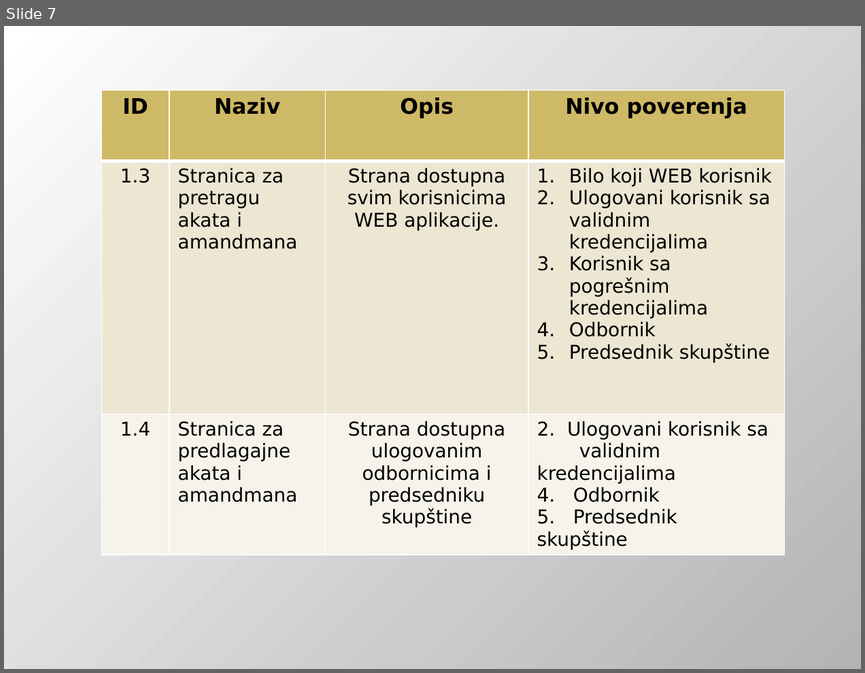
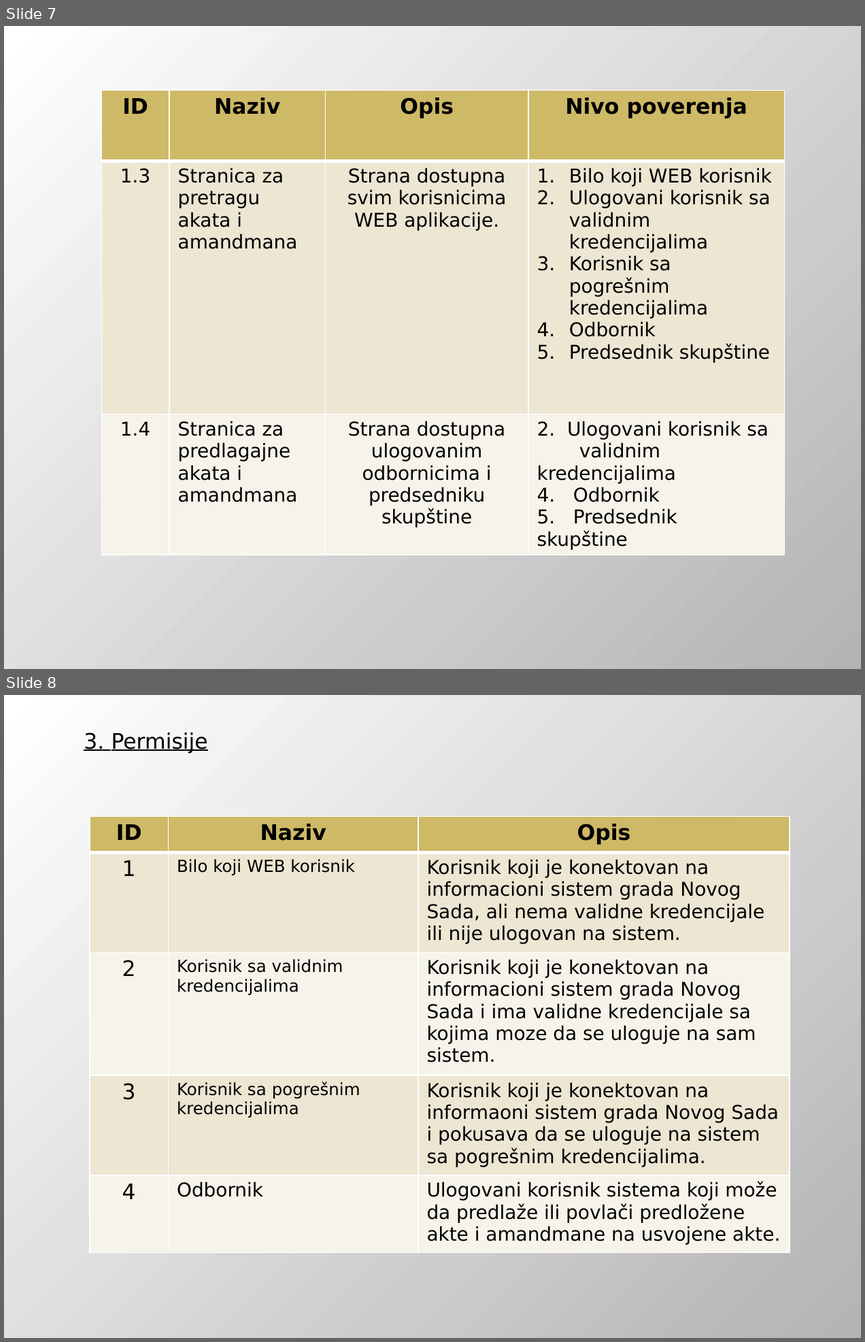
Before and after one commit to DejanUrosevic/XML-Projekat, a slide deck: Model Pretnji.pptx. Shown one above the other, each under a label of ours: slide 7 before the commit, slides 7 and 8 after it. The pictures are 865x673 and 865x1342 pixels, drawn with LibreOffice and Linux fonts; fonts in the diff are those of the drawing. Boxes give left, top, right and bottom in pixels: in the first picture for what was removed or moved away, otherwise in the second. Text is boxed around its words. In the diff, an @@ line names an element or a change of style, - is before the commit and + after.

Commit message:
U permisije dodat Korisnik koji samo cita sa baze. Permisije i Data flow diagram dodati na prezentaciju.

```diff
--- a/Model Pretnji.pptx
+++ b/Model Pretnji.pptx
@@ slide 8 added at <box>4,695,861,1338</box>, background gradient #FFFFFF to #B4B4B4 @@
@@ text added at <box>84,732,208,753</box>, 18 pt, text #000000, underline @@
+3. Permisije
@@ table added at <box>90,817,789,1275</box>, 5 rows, 3 columns @@
+ID | Naziv | Opis
+1 | Bilo koji WEB korisnik | Korisnik koji je konektovan na informacioni sistem grada Novog Sada, ali nema validne kredencijale ili nije ulogovan na sistem.
+2 | Korisnik sa validnim kredencijalima | Korisnik koji je konektovan na informacioni sistem grada Novog Sada i ima validne kredencijale sa kojima moze da se uloguje na sam sistem.
+3 | Korisnik sa pogrešnim kredencijalima | Korisnik koji je konektovan na informaoni sistem grada Novog Sada i pokusava da se uloguje na sistem sa pogrešnim kredencijalima.
+4 | Odbornik | Ulogovani korisnik sistema koji može da predlaže ili povlači predložene akte i amandmane na usvojene akte.
```
Also in this commit, not shown: 6 other slides added.
